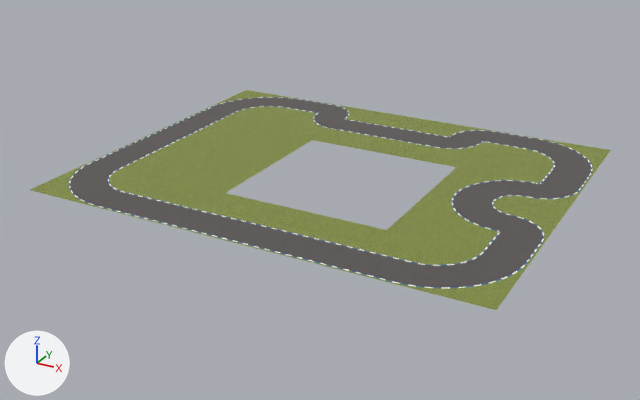
The glTF model Track/models/tracks/Track_02.glb as it was, and as the next commit left it.
The view is the same before and after, from a camera (50 mm lens) standing at (236.0, -209.0, 126.0) and looking at (85.0, 65.0, -11.0). The lights are fixed; the arrows at lower left show +X, +Y and +Z. Where no turn or scale is listed for an object, it has been applied to the vertices.

Names of what the first picture shows: 'Forest_mod00_empty.043', 'Forest_mod00_empty.045', 'Forest_mod00_empty.047', 'Forest_mod01_straight.038', 'Forest_mod01_straight.039', 'Forest_mod01_straight.041', 'Forest_mod01_straight.045', 'Forest_mod03_turn90_big.004', 'Forest_mod03_turn90_big.005', 'Forest_mod03_turn90_big.006', 'Forest_mod03_turn90_big.007', 'Forest_mod04_turn180.006'.
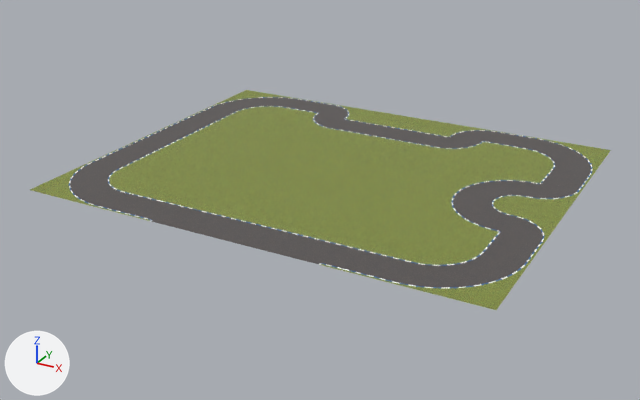
Changed parts and their boxes [x1, y1, x2, y2] in the pictures (640 x 400 px):
'Forest_mod00_empty.085', added
    after: [344, 203, 406, 230]
'Forest_mod00_empty.082', added
    after: [303, 195, 364, 220]
'Forest_mod00_empty.086', added
    after: [366, 188, 424, 212]
'Forest_mod00_empty.083', added
    after: [263, 186, 324, 211]
'Forest_mod00_empty.079', added
    after: [325, 180, 383, 203]
'Forest_mod00_empty.084', added
    after: [226, 178, 286, 202]
'Forest_mod00_empty.087', added
    after: [384, 173, 441, 196]
'Forest_mod00_empty.080', added
    after: [287, 172, 344, 195]
'Forest_mod00_empty.076', added
    after: [345, 166, 402, 188]
'Forest_mod00_empty.081', added
    after: [251, 165, 307, 186]
'Forest_mod00_empty.088', added
    after: [403, 160, 456, 181]
'Forest_mod00_empty.077', added
    after: [308, 159, 363, 180]
'Forest_mod00_empty.073', added
    after: [365, 153, 418, 173]
'Forest_mod00_empty.078', added
    after: [272, 152, 327, 172]
'Forest_mod00_empty.074', added
    after: [328, 147, 381, 166]
'Forest_mod00_empty.075', added
    after: [293, 140, 346, 159]

The change, as a diff of the scene's bpy script:
```diff
--- a/Track/models/tracks/Track_02.glb.py
+++ b/Track/models/tracks/Track_02.glb.py
@@ ob_forest_mod00_empty_073 @@
+ob_forest_mod00_empty_073 = bpy.data.objects.new('Forest_mod00_empty.073', me_plane_068.copy())  # the mesh of ob_forest_mod00_empty_061
+ob_forest_mod00_empty_073.location = (104.0, 88.0, 0.0)
@@ ob_forest_mod00_empty_074 @@
+ob_forest_mod00_empty_074 = bpy.data.objects.new('Forest_mod00_empty.074', me_plane_068.copy())  # the mesh of ob_forest_mod00_empty_061
+ob_forest_mod00_empty_074.location = (88.0, 88.0, 0.0)
@@ ob_forest_mod00_empty_075 @@
+ob_forest_mod00_empty_075 = bpy.data.objects.new('Forest_mod00_empty.075', me_plane_068.copy())  # the mesh of ob_forest_mod00_empty_061
+ob_forest_mod00_empty_075.location = (72.0, 88.0, 0.0)
@@ ob_forest_mod00_empty_076 @@
+ob_forest_mod00_empty_076 = bpy.data.objects.new('Forest_mod00_empty.076', me_plane_068.copy())  # the mesh of ob_forest_mod00_empty_061
+ob_forest_mod00_empty_076.location = (104.0, 72.0, 0.0)
@@ ob_forest_mod00_empty_077 @@
+ob_forest_mod00_empty_077 = bpy.data.objects.new('Forest_mod00_empty.077', me_plane_068.copy())  # the mesh of ob_forest_mod00_empty_061
+ob_forest_mod00_empty_077.location = (88.0, 72.0, 0.0)
@@ ob_forest_mod00_empty_078 @@
+ob_forest_mod00_empty_078 = bpy.data.objects.new('Forest_mod00_empty.078', me_plane_068.copy())  # the mesh of ob_forest_mod00_empty_061
+ob_forest_mod00_empty_078.location = (72.0, 72.0, 0.0)
@@ ob_forest_mod00_empty_079 @@
+ob_forest_mod00_empty_079 = bpy.data.objects.new('Forest_mod00_empty.079', me_plane_068.copy())  # the mesh of ob_forest_mod00_empty_061
+ob_forest_mod00_empty_079.location = (104.0, 56.0, 0.0)
@@ ob_forest_mod00_empty_080 @@
+ob_forest_mod00_empty_080 = bpy.data.objects.new('Forest_mod00_empty.080', me_plane_068.copy())  # the mesh of ob_forest_mod00_empty_061
+ob_forest_mod00_empty_080.location = (88.0, 56.0, 0.0)
@@ ob_forest_mod00_empty_081 @@
+ob_forest_mod00_empty_081 = bpy.data.objects.new('Forest_mod00_empty.081', me_plane_068.copy())  # the mesh of ob_forest_mod00_empty_061
+ob_forest_mod00_empty_081.location = (72.0, 56.0, 0.0)
@@ ob_forest_mod00_empty_082 @@
+ob_forest_mod00_empty_082 = bpy.data.objects.new('Forest_mod00_empty.082', me_plane_068.copy())  # the mesh of ob_forest_mod00_empty_061
+ob_forest_mod00_empty_082.location = (104.0, 40.0, 0.0)
@@ ob_forest_mod00_empty_083 @@
+ob_forest_mod00_empty_083 = bpy.data.objects.new('Forest_mod00_empty.083', me_plane_068.copy())  # the mesh of ob_forest_mod00_empty_061
+ob_forest_mod00_empty_083.location = (88.0, 40.0, 0.0)
@@ ob_forest_mod00_empty_084 @@
+ob_forest_mod00_empty_084 = bpy.data.objects.new('Forest_mod00_empty.084', me_plane_068.copy())  # the mesh of ob_forest_mod00_empty_061
+ob_forest_mod00_empty_084.location = (72.0, 40.0, 0.0)
@@ ob_forest_mod00_empty_085 @@
+ob_forest_mod00_empty_085 = bpy.data.objects.new('Forest_mod00_empty.085', me_plane_068.copy())  # the mesh of ob_forest_mod00_empty_061
+ob_forest_mod00_empty_085.location = (120.0, 40.0, 0.0)
@@ ob_forest_mod00_empty_086 @@
+ob_forest_mod00_empty_086 = bpy.data.objects.new('Forest_mod00_empty.086', me_plane_068.copy())  # the mesh of ob_forest_mod00_empty_061
+ob_forest_mod00_empty_086.location = (120.0, 56.0, 0.0)
@@ ob_forest_mod00_empty_087 @@
+ob_forest_mod00_empty_087 = bpy.data.objects.new('Forest_mod00_empty.087', me_plane_068.copy())  # the mesh of ob_forest_mod00_empty_061
+ob_forest_mod00_empty_087.location = (120.0, 72.0, 0.0)
@@ ob_forest_mod00_empty_088 @@
+ob_forest_mod00_empty_088 = bpy.data.objects.new('Forest_mod00_empty.088', me_plane_068.copy())  # the mesh of ob_forest_mod00_empty_061
+ob_forest_mod00_empty_088.location = (120.0, 88.0, 0.0)
```
